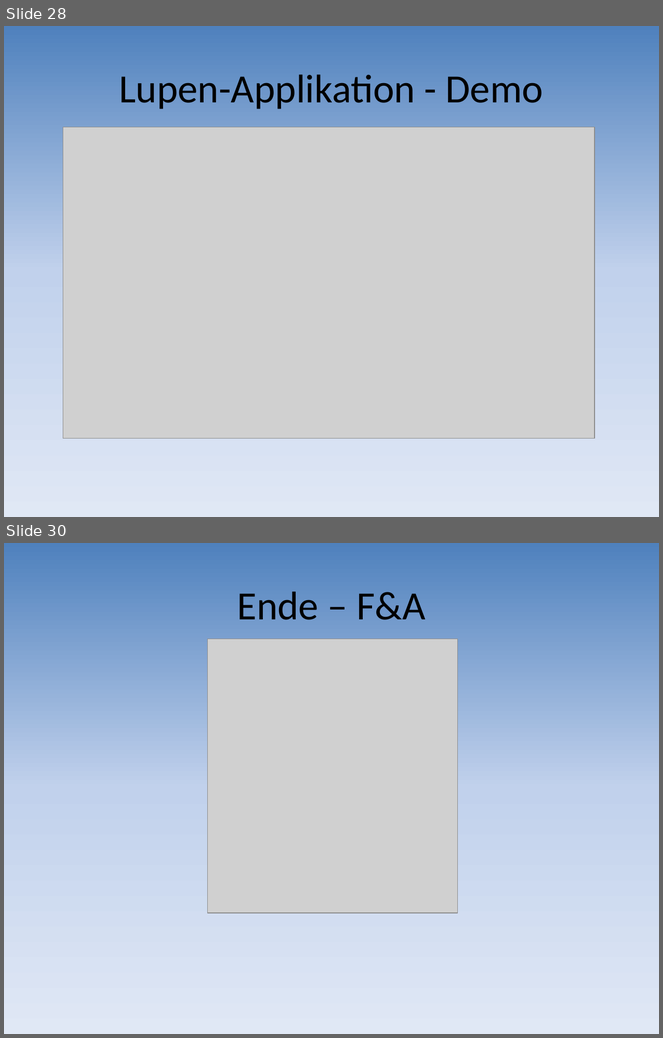
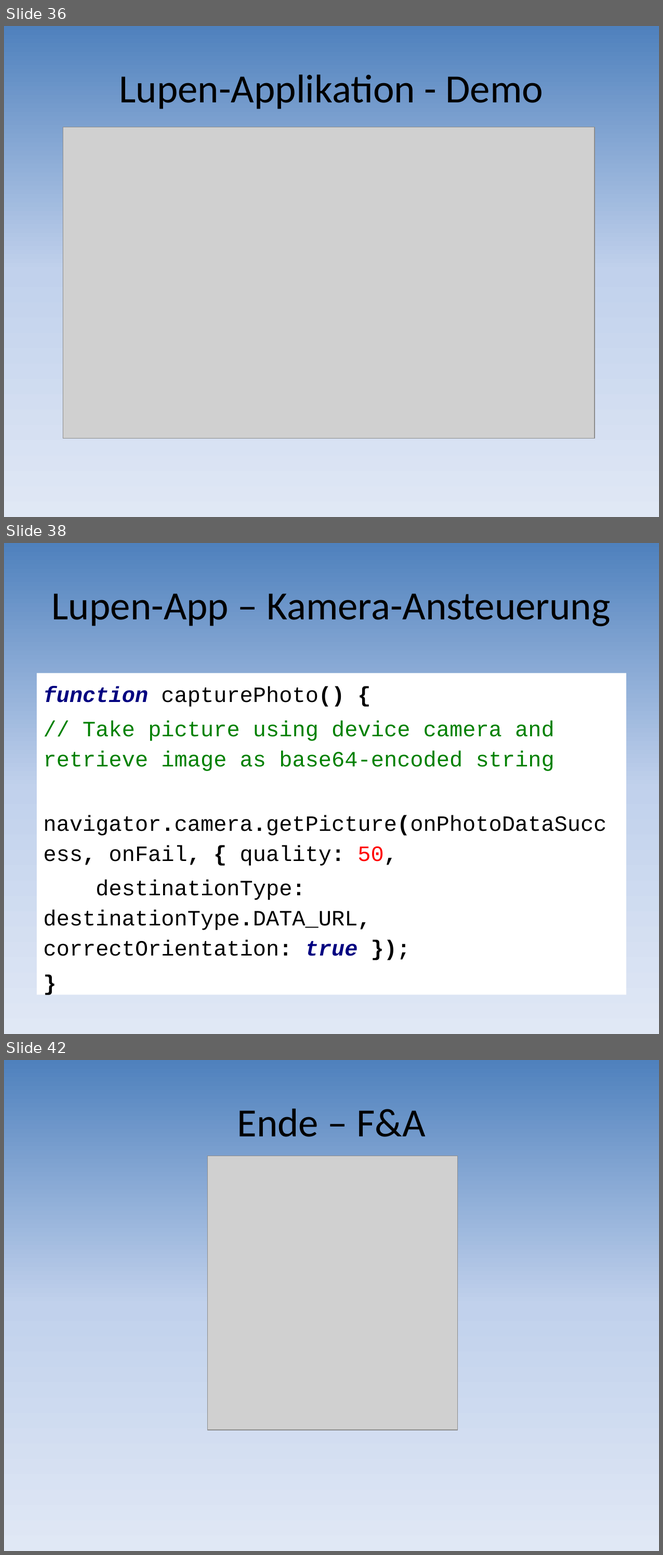
Before and after one commit to mtwords/hand-held, a slide deck: Documents/10_Frameworks_Presentation.pptx. Shown one above the other, each under a label of ours: slides 28 and 30 before the commit, slides 36, 38 and 42 after it; the slides between them are not shown. The pictures are 663x1038 and 663x1555 pixels, drawn with LibreOffice and Linux fonts; fonts in the diff are those of the drawing; grey boxes stand for pictures. Boxes give left, top, right and bottom in pixels: in the first picture for what was removed or moved away, otherwise in the second. Text is boxed around its words. In the diff, an @@ line names an element or a change of style, - is before the commit and + after.

```diff
--- a/Documents/10_Frameworks_Presentation.pptx
+++ b/Documents/10_Frameworks_Presentation.pptx
@@ slide 38 added at bbox=[4, 543, 659, 1034], background gradient #4F81BD to #C2D1ED to #E1E8F5 @@
@@ title added at bbox=[52, 593, 611, 626], 44 pt, text #000000 @@
+Lupen-App – Kamera-Ansteuerung
@@ text added at bbox=[37, 674, 626, 995], fill #FFFFFF, 24 pt, text #000000 @@
+function capturePhoto() {
+// Take picture using device camera and retrieve image as base64-encoded string
+navigator.camera.getPicture(onPhotoDataSuccess, onFail, { quality: 50,
+destinationType: destinationType.DATA_URL, correctOrientation: true });
+}
@@ what was slide 28 is now slide 36 @@
@@ what was slide 30 is now slide 42 @@
```
Also in this commit, not shown: 7 slides changed, 12 other slides added, 1 slide removed.
